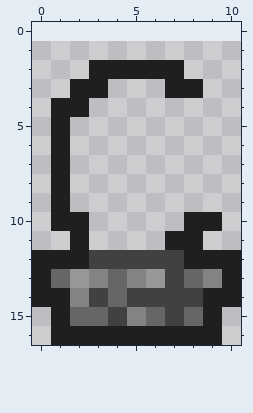
A pixel-art sprite gets an edit: Items/Fountains/JungleCorruptFountainItem.png. That is the earlier state.
The file is 22x32 pixels, drawn in blocks of 2x2; one block is one cell here. The old version is drawn lined up with the new one, on the new canvas.
Once edited:
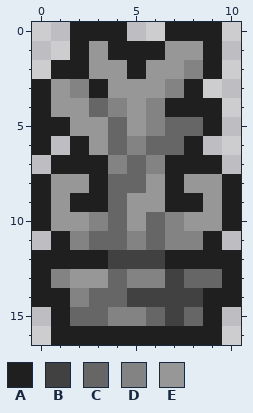
Palette (. is transparent): A #1f1f1f  B #414141  C #666666  D #838383  E #979797
Difference:
canvas 11x16 -> 11x17, the old top-left corner now at 0,1
The edit adds colour A in row 0 at x 2 to 4 and 7 to 9; in row 1 at x 2, 4 to 6 and 9; in row 2 at x 1 to 2 and 9; in row 3 at x 0; in row 4 at x 0 and 7 to 9; in row 5 at x 0 and 9.
The edit adds colour A in row 6 at x 0, 2 and 8; in row 7 at x 2 to 3 and 7 to 9; in row 8 at x 0, 3, 7 and 10; in row 9 at x 0, 2 to 3, 7 to 8 and 10; in row 10 at x 0 and 10; in row 11 at x 1 and 9.
Colour B gives way to colour A in row 12 at x 3 and 7.
The edit adds colour C in row 4 at x 3; in row 5 at x 4 and 7 to 8; in row 6 at x 4 and 6 to 7; in row 7 at x 5; in row 8 at x 4 to 5; in row 9 at x 4.
The edit adds colour C in row 10 at x 4 and 6; in row 11 at x 3 to 4 and 6.
Colour B gives way to colour C in row 14 at x 3.
Colour D gives way to colour C in row 13 at x 9.
The edit adds colour D in row 2 at x 8; in row 4 at x 4 and 6; in row 5 at x 6; in row 6 at x 5; in row 7 at x 4 and 6; in row 10 at x 3 and 7.
The edit adds colour D in row 11 at x 5.
Colour A gives way to colour D in row 3 at x 2 and 7; in row 11 at x 2 and 7 to 8.
Colour B gives way to colour D in row 15 at x 4.
Colour C gives way to colour D in row 13 at x 1.
Colour E gives way to colour D in row 13 at x 6.
The edit adds colour E in row 1 at x 3 and 7 to 8; in row 3 at x 1 and 4 to 6; in row 4 at x 5; in row 5 at x 2 to 3 and 5; in row 6 at x 3; in row 8 at x 2, 6 and 8 to 9.
The edit adds colour E in row 9 at x 5 to 6 and 9; in row 10 at x 5.
Colour A gives way to colour E in row 2 at x 3 to 4 and 6 to 7; in row 4 at x 1 to 2; in rows 8 to 9 at x 1; in row 10 at x 1 to 2 and 8 to 9.
Colour D gives way to colour E in row 13 at x 3.
Colour A is gone in row 6 at x 1.
Changed places in both pictures, as pixel boxes (x1, y1, x2, y2):
changed: (32, 22, 241, 326)
